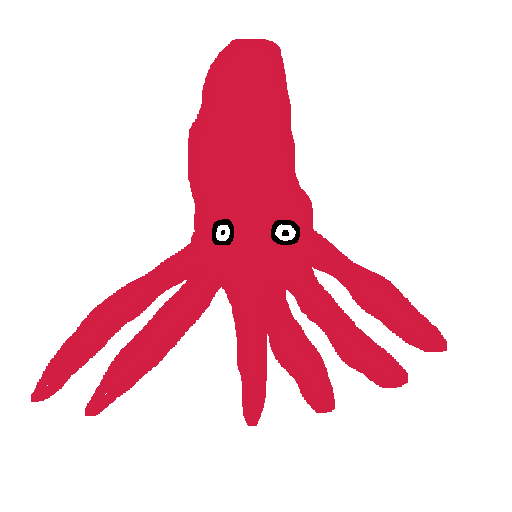
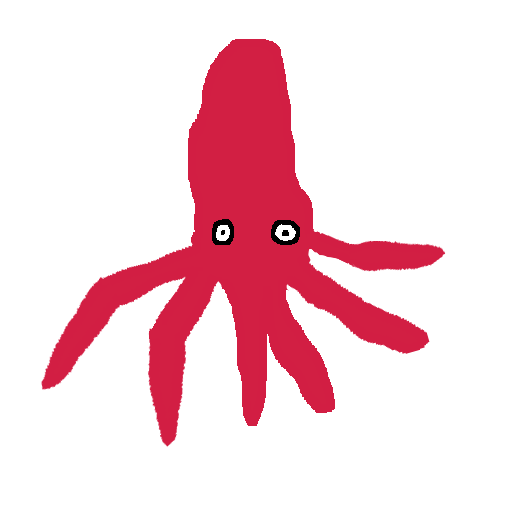
Layer changes from the first 512×512 image to the second:
added layer "Layer 1 copy" above "Layer 1" over [40, 229, 446, 448]
hid "Layer 1" over [31, 229, 447, 426]
